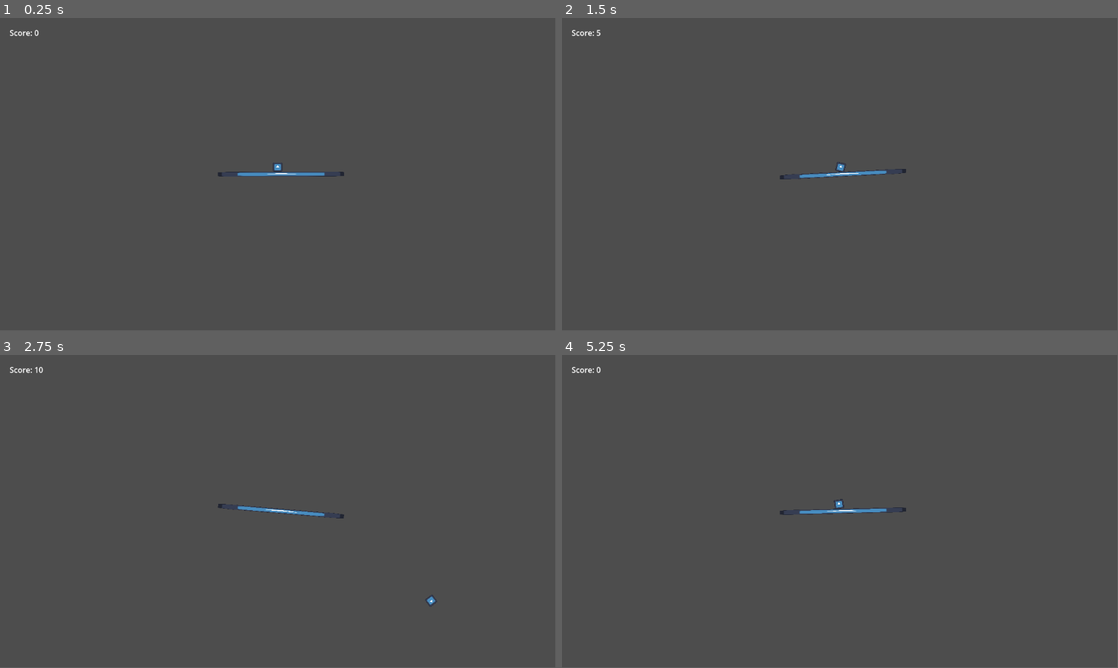
Above: before the commit, frames 1-4 (two rows, left to right).
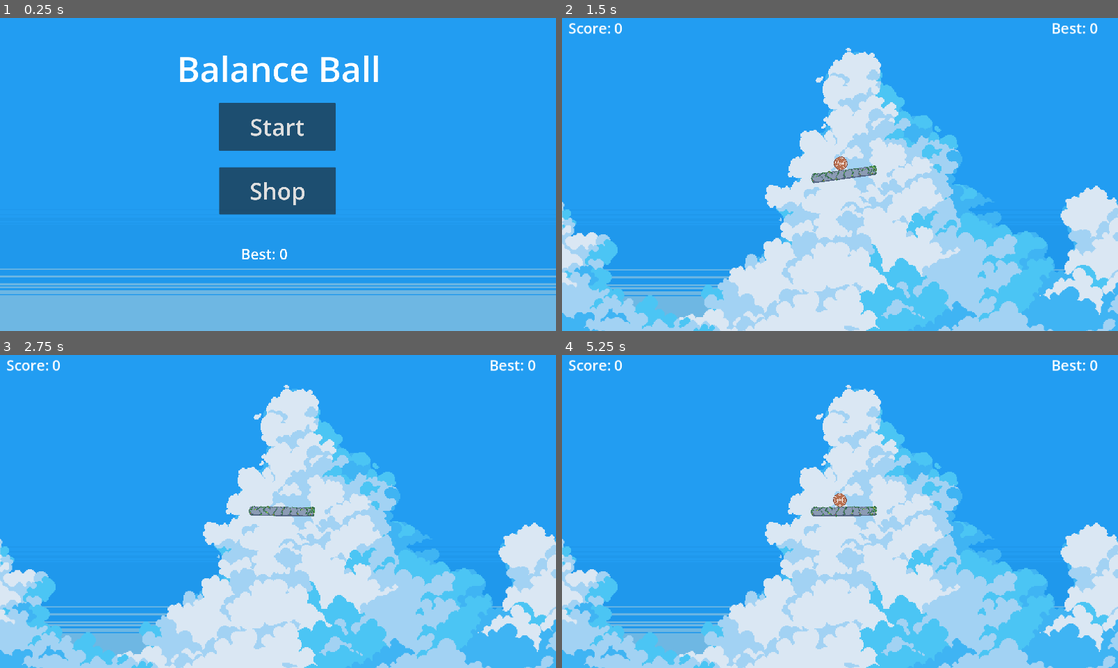
Above: after the commit, the same moments.

Repository: Mai-Anshhh/BalanceBall
Game: Godot game, scene res://scene/main_menu.tscn
Same seed, same stepped clock (60 frames per second), same inputs: the game is played once before the commit and once after it. Before the commit the project starts from res://scene/game.tscn. The engine's default icon, where the game draws it, is replaced by a stand-in: a white triangle on a blue panel in a dark square.
Inputs (mouse positions are in pixels of both pictures, inside the frame that each line leads up to):
- Up to frame 1 (0.25 s): no input
- Up to frame 2 (1.5 s): click (840, 127) at 0.5 s, where only the run after the commit has a clickable "Start"; tap Enter at 1.25 s; move the mouse to (962, 158) at 1.27 s; hold Right (ui_right) from 1.28 s (still down); tap Alt at 1.35 s; click (962, 158) at 1.42 s
- Up to frame 3 (2.75 s): move the mouse to (166, 527) at 2.02 s; release Right (ui_right) at 2.03 s; hold Down from 2.03 s (still down); tap Shift at 2.1 s
- Up to frame 4 (5.25 s): move the mouse to (895, 442) at 2.77 s; release Down at 2.78 s; hold Right (ui_right) 2.78-3.53 s; tap Alt at 2.85 s; tap Space at 3.5 s; move the mouse to (812, 574) at 3.52 s; hold Up 3.53-4.25 s; tap Shift at 3.6 s; click (812, 574) at 3.67 s; click (1006, 508) at 4.25 s, where only the run before the commit has a clickable "Restart"; click (840, 464) at 5 s, where only the run after the commit has a clickable "Start"
The window is 799x449 before the commit and 800x450 after it. Grey fills any space a smaller window leaves; there, only what the larger window draws over its background counts as a difference.

The runs differ from the first frame. In frame 1, 100% of the frame differs, in the area x 0-100%, y 0-100%; in frame 2, 100%; in frame 3, 100%; in frame 4, 100%.

Commit message:
Added highscore and some graphics
added a highscore system to the game, and some assets to make it look better

Diff:
--- a/deathscreen.gd
+++ /dev/null
@@ -1,9 +0,0 @@
-extends Node2D
-
-
-func _on_restart_pressed() -> void:
-	get_tree().change_scene_to_file("res://scene/game.tscn")
-
-
-func _on_main_menu_pressed() -> void:
-		get_tree().change_scene_to_file("res://scene/main_menu.tscn")
--- a/project.godot
+++ b/project.godot
@@ -11,9 +11,22 @@
 [application]
 
 config/name="balanceball"
-run/main_scene="uid://fl27rtrqtr5n"
+run/main_scene="uid://px3j23kyn8gj"
 config/features=PackedStringArray("4.6", "Mobile")
 config/icon="res://icon.svg"
+
+[autoload]
+
+Global="*uid://cug4gso05b2it"
+
+[display]
+
+window/size/viewport_width=1920
+window/size/viewport_height=1080
+window/size/mode=2
+window/size/initial_position=Vector2i(348, 0)
+window/stretch/mode="viewport"
+window/stretch/scale_mode="integer"
 
 [editor_plugins]
 
@@ -44,5 +57,6 @@
 
 [rendering]
 
+textures/canvas_textures/default_texture_filter=0
 rendering_device/driver.windows="d3d12"
 renderer/rendering_method="mobile"
--- a/scene/deathscreen.tscn
+++ b/scene/deathscreen.tscn
@@ -1,9 +1,46 @@
 [gd_scene format=3 uid="uid://k6322662o38d"]
 
-[ext_resource type="Script" uid="uid://bv7sfa1b21qus" path="res://deathscreen.gd" id="1_n6b2r"]
+[ext_resource type="Script" uid="uid://bv7sfa1b21qus" path="res://scripts/deathscreen.gd" id="1_n6b2r"]
+[ext_resource type="Texture2D" uid="uid://diq7p7j4snxcy" path="res://assets/1.png" id="2_ypmdv"]
+
+[sub_resource type="FontFile" id="FontFile_n6b2r"]
+cache/0/variation_coordinates = {}
+cache/0/face_index = 0
+cache/0/embolden = 0.0
+cache/0/transform = Transform2D(1, 0, 0, 1, 0, 0)
+cache/0/spacing_top = 0
+cache/0/spacing_bottom = 0
+cache/0/spacing_space = 0
+cache/0/spacing_glyph = 0
+cache/0/baseline_offset = 0.0
+cache/0/16/0/ascent = 0.0
+cache/0/16/0/descent = 0.0
+cache/0/16/0/underline_position = 0.0
+cache/0/16/0/underline_thickness = 0.0
+cache/0/16/0/scale = 1.0
+cache/0/54/0/ascent = 0.0
+cache/0/54/0/descent = 0.0
+cache/0/54/0/underline_position = 0.0
+cache/0/54/0/underline_thickness = 0.0
+cache/0/54/0/scale = 1.0
+cache/0/100/0/ascent = 0.0
+cache/0/100/0/descent = 0.0
+cache/0/100/0/underline_position = 0.0
+cache/0/100/0/underline_thickness = 0.0
+cache/0/100/0/scale = 1.0
+cache/0/120/0/ascent = 0.0
+cache/0/120/0/descent = 0.0
+cache/0/120/0/underline_position = 0.0
+cache/0/120/0/underline_thickness = 0.0
+cache/0/120/0/scale = 1.0
 
 [node name="deathscreen" type="Node2D" unique_id=1030487312]
 script = ExtResource("1_n6b2r")
+
+[node name="1" type="Sprite2D" parent="." unique_id=65437811]
+position = Vector2(958.6666, 540)
+scale = Vector2(3.3765435, 3.3765433)
+texture = ExtResource("2_ypmdv")
 
 [node name="button_manager" type="Control" parent="." unique_id=253114113]
 layout_mode = 3
@@ -13,19 +50,30 @@
 
 [node name="restart" type="Button" parent="button_manager" unique_id=329038024]
 layout_mode = 0
-offset_left = 747.0
-offset_top = 252.0
-offset_right = 1097.0
-offset_bottom = 382.0
+offset_left = 763.0
+offset_top = 376.0
+offset_right = 1204.5386
+offset_bottom = 540.0
+theme_override_font_sizes/font_size = 60
 text = "Restart"
 
 [node name="MainMenu" type="Button" parent="button_manager" unique_id=1176321845]
 layout_mode = 0
-offset_left = 744.0
-offset_top = 436.0
-offset_right = 1094.0
-offset_bottom = 566.0
+offset_left = 763.0
+offset_top = 636.0
+offset_right = 1204.5383
+offset_bottom = 800.0
+theme_override_font_sizes/font_size = 60
 text = "Main Menu"
+
+[node name="Label" type="Label" parent="." unique_id=32672009]
+offset_left = 690.0
+offset_top = 73.0
+offset_right = 1253.0
+offset_bottom = 234.0
+theme_override_fonts/font = SubResource("FontFile_n6b2r")
+theme_override_font_sizes/font_size = 120
+text = "YOU DIED!"
 
 [connection signal="pressed" from="button_manager/restart" to="." method="_on_restart_pressed"]
 [connection signal="pressed" from="button_manager/MainMenu" to="." method="_on_main_menu_pressed"]
--- a/scene/game.tscn
+++ b/scene/game.tscn
@@ -5,11 +5,23 @@
 [ext_resource type="PackedScene" uid="uid://bjjmm5fgdlxb6" path="res://scene/player.tscn" id="2_33cqm"]
 [ext_resource type="PackedScene" uid="uid://hvlyof7khnux" path="res://scene/killzone.tscn" id="4_xwcet"]
 [ext_resource type="PackedScene" uid="uid://cicuve2gywa7j" path="res://scene/pause_menu.tscn" id="5_p1ry8"]
+[ext_resource type="Texture2D" uid="uid://diq7p7j4snxcy" path="res://assets/1.png" id="6_qpk70"]
+[ext_resource type="Texture2D" uid="uid://duryfh5wlufmm" path="res://assets/4.png" id="7_ll5lq"]
 
 [sub_resource type="WorldBoundaryShape2D" id="WorldBoundaryShape2D_p1ry8"]
 
 [node name="game" type="Node2D" unique_id=851665569]
 script = ExtResource("1_33cqm")
+
+[node name="1" type="Sprite2D" parent="." unique_id=786819284]
+position = Vector2(0, -1)
+scale = Vector2(1.7, 1.7)
+texture = ExtResource("6_qpk70")
+
+[node name="4" type="Sprite2D" parent="." unique_id=1992084830]
+position = Vector2(0, 1)
+scale = Vector2(1.7, 1.7)
+texture = ExtResource("7_ll5lq")
 
 [node name="platform" parent="." unique_id=209823417 instance=ExtResource("1_dbls1")]
 position = Vector2(7, 0)
@@ -18,6 +30,7 @@
 position = Vector2(0, -15)
 
 [node name="Camera2D" type="Camera2D" parent="." unique_id=801066964]
+zoom = Vector2(2, 2)
 
 [node name="Control" type="Control" parent="." unique_id=1338277102]
 layout_mode = 3
@@ -29,26 +42,30 @@
 
 [node name="scoredisplay" type="Label" parent="Control" unique_id=1762613255]
 layout_mode = 0
-offset_right = 40.0
-offset_bottom = 23.0
+offset_left = 87.0
+offset_top = 35.0
+offset_right = 181.0
+offset_bottom = 70.0
+theme_override_font_sizes/font_size = 25
 text = "Score: 0"
 
-[node name="Label2" type="Label" parent="Control" unique_id=1562640100]
-visible = false
+[node name="HighscoreLabel" type="Label" parent="Control" unique_id=1562640100]
 layout_mode = 0
-offset_left = 1060.0
-offset_top = -1.0
-offset_right = 1100.0
-offset_bottom = 22.0
-text = "+5"
+offset_left = 921.0
+offset_top = 35.0
+offset_right = 981.0
+offset_bottom = 70.0
+theme_override_font_sizes/font_size = 25
+text = "Best:"
 
 [node name="Timer" type="Timer" parent="." unique_id=410600232]
+wait_time = 5.0
 autostart = true
 
 [node name="killzone" parent="." unique_id=1005718692 instance=ExtResource("4_xwcet")]
+position = Vector2(0, 283)
 
 [node name="CollisionShape2D" type="CollisionShape2D" parent="killzone" unique_id=1628664672]
-position = Vector2(0, 330)
 shape = SubResource("WorldBoundaryShape2D_p1ry8")
 
 [node name="PauseMenu" parent="." unique_id=49578373 instance=ExtResource("5_p1ry8")]
--- a/scene/main_menu.tscn
+++ b/scene/main_menu.tscn
@@ -1,9 +1,15 @@
 [gd_scene format=3 uid="uid://px3j23kyn8gj"]
 
 [ext_resource type="Script" uid="uid://37ct1geuf1fb" path="res://scripts/main_menu.gd" id="1_3er1b"]
+[ext_resource type="Texture2D" uid="uid://diq7p7j4snxcy" path="res://assets/1.png" id="2_hxu56"]
 
 [node name="MainMenu" type="Node2D" unique_id=210745437]
 script = ExtResource("1_3er1b")
+
+[node name="1" type="Sprite2D" parent="." unique_id=407208543]
+position = Vector2(955.9999, 538.5)
+scale = Vector2(3.367284, 3.367284)
+texture = ExtResource("2_hxu56")
 
 [node name="button_manager" type="Control" parent="." unique_id=939069704]
 layout_mode = 3
@@ -13,19 +19,37 @@
 
 [node name="start" type="Button" parent="button_manager" unique_id=1185628480]
 layout_mode = 0
-offset_left = 747.0
-offset_top = 252.0
-offset_right = 1097.0
-offset_bottom = 382.0
+offset_left = 756.0
+offset_top = 293.0
+offset_right = 1159.0172
+offset_bottom = 458.0
+theme_override_font_sizes/font_size = 80
 text = "Start"
 
 [node name="quit" type="Button" parent="button_manager" unique_id=256253280]
 layout_mode = 0
-offset_left = 744.0
-offset_top = 436.0
-offset_right = 1094.0
-offset_bottom = 566.0
+offset_left = 757.0
+offset_top = 515.0
+offset_right = 1160.0
+offset_bottom = 678.0
+theme_override_font_sizes/font_size = 80
 text = "Shop"
+
+[node name="highscore" type="Label" parent="." unique_id=2084610463]
+offset_left = 832.0
+offset_top = 779.0
+offset_right = 952.0
+offset_bottom = 848.0
+theme_override_font_sizes/font_size = 50
+text = "Best:"
+
+[node name="Label" type="Label" parent="." unique_id=338829018]
+offset_left = 611.0
+offset_top = 92.0
+offset_right = 1315.0
+offset_bottom = 257.0
+theme_override_font_sizes/font_size = 120
+text = "Balance Ball"
 
 [connection signal="pressed" from="button_manager/start" to="." method="_on_start_pressed"]
 [connection signal="pressed" from="button_manager/quit" to="." method="_on_quit_pressed"]
--- a/scene/pause_menu.tscn
+++ b/scene/pause_menu.tscn
@@ -7,24 +7,24 @@
 script = ExtResource("1_grdc7")
 
 [node name="ColorRect" type="ColorRect" parent="." unique_id=858218925]
-offset_right = 1153.0
-offset_bottom = 650.0
+offset_right = 1922.8492
+offset_bottom = 1084.0
 color = Color(0, 0, 0, 0.43529412)
 
 [node name="Resume" type="Button" parent="." unique_id=1439940723]
-offset_left = 502.0
-offset_top = 261.0
-offset_right = 665.0
-offset_bottom = 324.0
-theme_override_font_sizes/font_size = 40
+offset_left = 818.0
+offset_top = 379.0
+offset_right = 1135.0
+offset_bottom = 497.0
+theme_override_font_sizes/font_size = 80
 text = "Resume"
 
 [node name="Main Menu" type="Button" parent="." unique_id=1654022472]
-offset_left = 457.0
-offset_top = 385.0
-offset_right = 683.0
-offset_bottom = 448.0
-theme_override_font_sizes/font_size = 40
+offset_left = 752.0
+offset_top = 573.0
+offset_right = 1195.0
+offset_bottom = 691.0
+theme_override_font_sizes/font_size = 80
 text = "Main Menu"
 
 [connection signal="pressed" from="Resume" to="." method="_on_resume_pressed"]
--- a/scene/platform.tscn
+++ b/scene/platform.tscn
@@ -1,14 +1,15 @@
 [gd_scene format=3 uid="uid://d1ptahsni0ykx"]
 
-[ext_resource type="Texture2D" uid="uid://c2tdfsnu2r0gg" path="res://icon.svg" id="1_s0ih4"]
+[ext_resource type="Texture2D" uid="uid://brr85y6wjabmb" path="res://assets/platform.png" id="1_s0ih4"]
 
 [sub_resource type="CircleShape2D" id="CircleShape2D_s0ih4"]
 radius = 5.0
 
 [sub_resource type="PhysicsMaterial" id="PhysicsMaterial_s0ih4"]
 
-[sub_resource type="RectangleShape2D" id="RectangleShape2D_wfaay"]
-size = Vector2(262, 10)
+[sub_resource type="CapsuleShape2D" id="CapsuleShape2D_wfaay"]
+radius = 8.0
+height = 114.28256
 
 [node name="Node2D" type="Node2D" unique_id=1896510888]
 
@@ -24,11 +25,11 @@
 angular_damp = 2.0
 
 [node name="Sprite2D" type="Sprite2D" parent="RigidBody2D" unique_id=2026561131]
-scale = Vector2(2.046875, 0.078125)
 texture = ExtResource("1_s0ih4")
 
 [node name="CollisionShape2D" type="CollisionShape2D" parent="RigidBody2D" unique_id=1984972273]
-shape = SubResource("RectangleShape2D_wfaay")
+rotation = -1.5707964
+shape = SubResource("CapsuleShape2D_wfaay")
 
 [node name="PinJoint2D" type="PinJoint2D" parent="." unique_id=2008616584]
 scale = Vector2(0.435, 0.435)
--- a/scene/player.tscn
+++ b/scene/player.tscn
@@ -1,17 +1,19 @@
 [gd_scene format=3 uid="uid://bjjmm5fgdlxb6"]
 
 [ext_resource type="Script" uid="uid://bgieo6wqnk36t" path="res://scripts/player.gd" id="1_hjaqi"]
-[ext_resource type="Texture2D" uid="uid://c2tdfsnu2r0gg" path="res://icon.svg" id="1_xo3ru"]
+[ext_resource type="Texture2D" uid="uid://d05os4a14wbrm" path="res://assets/ball.png" id="2_hjaqi"]
 
 [sub_resource type="CircleShape2D" id="CircleShape2D_hjaqi"]
+radius = 14.97543
 
 [node name="player" type="RigidBody2D" unique_id=1641316455]
 mass = 0.5
 script = ExtResource("1_hjaqi")
 
 [node name="Sprite2D" type="Sprite2D" parent="." unique_id=570065306]
-scale = Vector2(0.15, 0.15)
-texture = ExtResource("1_xo3ru")
+scale = Vector2(0.8, 0.8)
+texture = ExtResource("2_hjaqi")
 
 [node name="CollisionShape2D" type="CollisionShape2D" parent="." unique_id=23232562]
+scale = Vector2(0.8, 0.8)
 shape = SubResource("CircleShape2D_hjaqi")
--- /dev/null
+++ b/scripts/deathscreen.gd
@@ -0,0 +1,9 @@
+extends Node2D
+
+
+func _on_restart_pressed() -> void:
+	get_tree().change_scene_to_file("res://scene/game.tscn")
+
+
+func _on_main_menu_pressed() -> void:
+	get_tree().change_scene_to_file("res://scene/main_menu.tscn")
--- a/scripts/game.gd
+++ b/scripts/game.gd
@@ -1,10 +1,21 @@
 extends Node2D
 
-var score = 0
 @onready var timer: Timer = $Timer
 @onready var scoredisplay: Label = $Control/scoredisplay
+@onready var highscore_label: Label = $Control/HighscoreLabel
 
+func _ready():
+	Global.score = 0
+	Global.load_highscore()
+	update_ui()
 
-func _on_timer_timeout() -> void:
-	score += 5
-	$Control/scoredisplay.text = "Score: " + str(score)
+func _on_timer_timeout():
+	Global.score += 5
+	if Global.score > Global.highscore:
+		Global.highscore = Global.score
+		Global.save_highscore()
+	update_ui()
+
+func update_ui():
+	scoredisplay.text = "Score: " + str(Global.score)
+	highscore_label.text = "Best: " + str(Global.highscore)
--- /dev/null
+++ b/scripts/global.gd
@@ -0,0 +1,16 @@
+extends Node
+
+var score = 0
+var highscore = 0
+const SAVE_PATH = "user://highscore.save"
+
+func save_highscore():
+	var file = FileAccess.open(SAVE_PATH, FileAccess.WRITE)
+	file.store_var(highscore)
+	file.close()
+
+func load_highscore():
+	if FileAccess.file_exists(SAVE_PATH):
+		var file = FileAccess.open(SAVE_PATH, FileAccess.READ)
+		highscore = file.get_var()
+		file.close()
--- a/scripts/main_menu.gd
+++ b/scripts/main_menu.gd
@@ -1,6 +1,13 @@
 extends Node2D
 
+@onready var highscore: Label = $highscore
 
+func _ready():
+	Global.load_highscore()
+	update_ui()
 
 func _on_start_pressed() -> void:
 	get_tree().change_scene_to_file("res://scene/game.tscn")
+
+func update_ui():
+	highscore.text = "Best: " + str(Global.highscore)
Binary file added: assets/1.png
Not shown, added: assets/1.png.import
Binary file added: assets/4.png
Not shown, added: assets/4.png.import
Not shown, added: assets/Bird's Song.wav.import
Binary file added: assets/ball.aseprite
Binary file added: assets/ball.png
Not shown, added: assets/ball.png.import
Binary file added: assets/platform.aseprite
Binary file added: assets/platform.png
Not shown, added: assets/platform.png.import
Renamed: deathscreen.gd.uid -> scripts/deathscreen.gd.uid
(and 3 more such lines)
